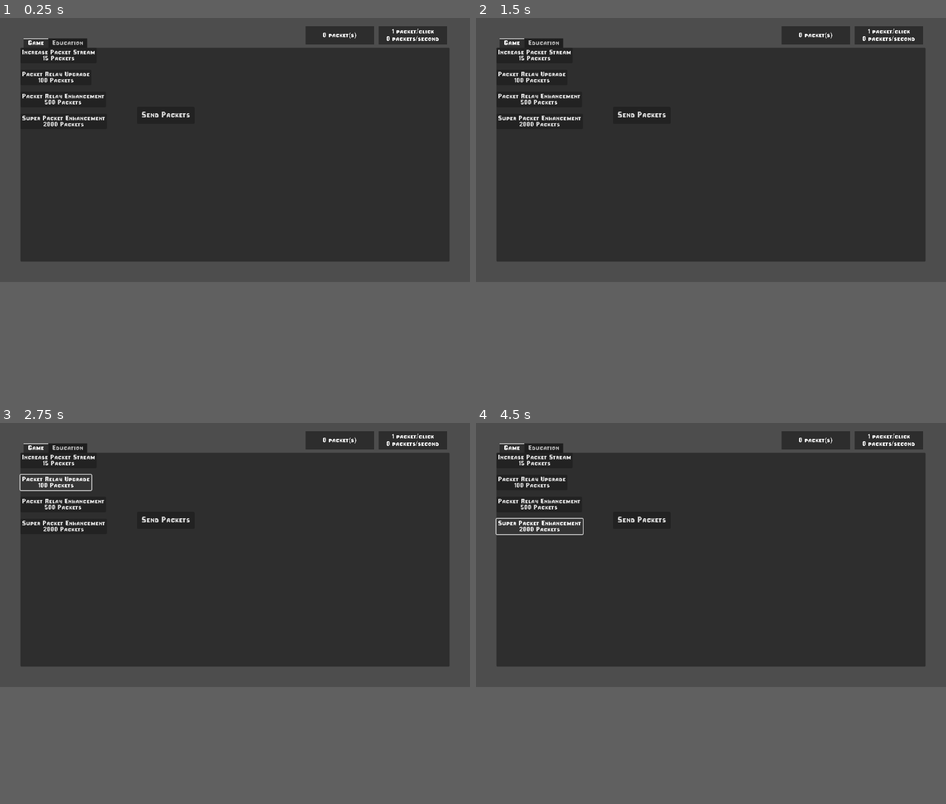
Above: before the commit, frames 1-4 (two rows, left to right).
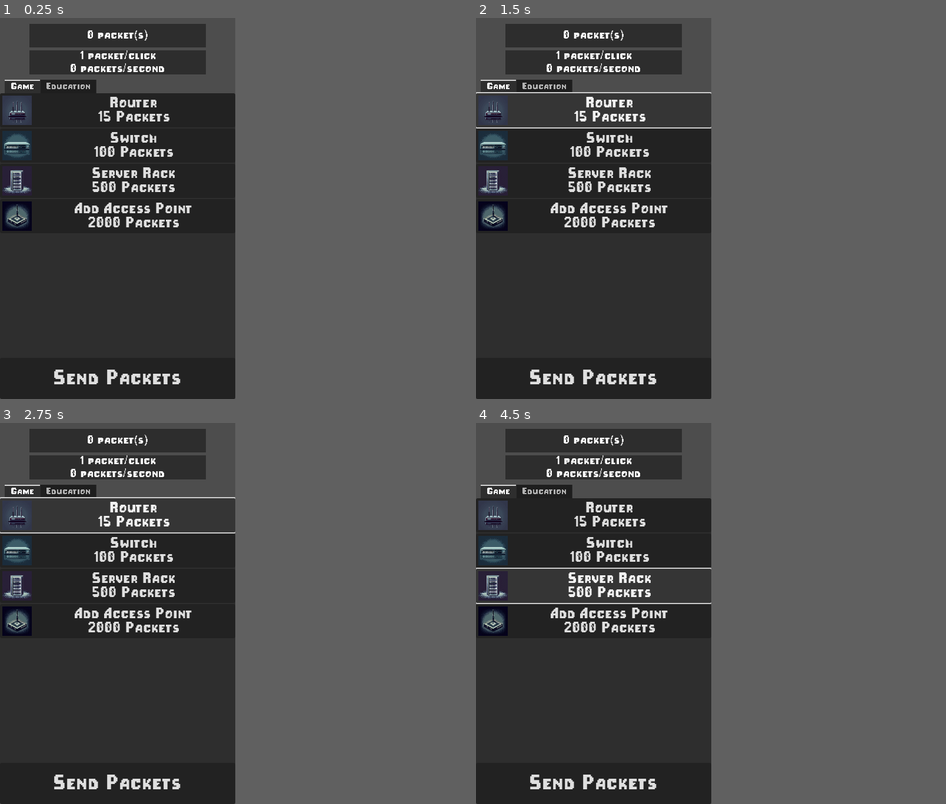
Above: after the commit, the same moments.

Repository: ngabryluk/Idle-Internet
Game: Godot game, scene res://scenes/game.tscn
Same seed, same stepped clock (60 frames per second), same inputs: the game is played once before the commit and once after it.
Inputs (mouse positions are in pixels of both pictures, inside the frame that each line leads up to):
- Up to frame 1 (0.25 s): no input
- Up to frame 2 (1.5 s): click (532, 56) at 0.5 s, where only the run before the commit has a clickable "Increase Packet Stream 15 Pac…"; click (711, 82) at 1.25 s, where only the run after the commit has a clickable "Router 15 Packets"
- Up to frame 3 (2.75 s): click (56, 483) at 2 s, where only the run before the commit has a clickable "Packet Relay Upgrade 100 Pack…"
- Up to frame 4 (4.5 s): click (537, 503) at 2.75 s, where only the run before the commit has a clickable "Packet Relay Enhancement 500 …"; click (711, 537) at 3.5 s, where only the run after the commit has a clickable "Server Rack 500 Packets"; click (541, 525) at 4.25 s, where only the run before the commit has a clickable "Super Packet Enhancement 2000…"
In our replay, the window is 799x449 before the commit and 400x648 after it. These sizes can differ from the game's own. Grey fills any space a smaller window leaves; there, only what the larger window draws over its background counts as a difference.

The runs differ from the first frame. In frame 1, 21% of the frame differs, in the area x 0-100%, y 0-100%; in frame 2, 21%; in frame 3, 21%; in frame 4, 21%.

Commit message:
UI cleaned up and icons added

Diff:
--- a/project.godot
+++ b/project.godot
@@ -19,6 +19,10 @@
 
 Globals="*res://globals.gd"
 
+[display]
+
+window/size/viewport_width=400
+
 [gui]
 
 theme/custom_font="res://Cybersomething.ttf"
--- a/scenes/click.gd
+++ b/scenes/click.gd
@@ -6,4 +6,4 @@
 	cost = 15
 	packets_per_click = 1
 	cost_increase_rate = 1.5
-	default_text = "Increase Packet Stream"
+	default_text = "Router"
--- a/scenes/five.gd
+++ b/scenes/five.gd
@@ -6,4 +6,4 @@
 	cost = 500
 	packets_per_second = 5
 	cost_increase_rate = 1.15
-	default_text = "Packet Relay Enhancement"
+	default_text = "Server Rack"
--- a/scenes/game.tscn
+++ b/scenes/game.tscn
@@ -34,10 +34,7 @@
 grow_vertical = 2
 size_flags_horizontal = 4
 size_flags_vertical = 4
-theme_override_constants/margin_left = 50
-theme_override_constants/margin_top = 50
-theme_override_constants/margin_right = 50
-theme_override_constants/margin_bottom = 50
+theme_override_constants/margin_top = 105
 
 [node name="TabContainer" type="TabContainer" parent="MarginContainer"]
 layout_mode = 2
@@ -51,13 +48,16 @@
 layout_mode = 1
 
 [node name="PacketButton" type="Button" parent="MarginContainer/TabContainer/Game"]
-layout_mode = 0
-offset_left = 286.0
-offset_top = 145.0
-offset_right = 427.0
-offset_bottom = 187.0
+layout_mode = 1
+anchors_preset = 12
+anchor_top = 1.0
+anchor_right = 1.0
+anchor_bottom = 1.0
+offset_top = -70.0
+grow_horizontal = 2
+grow_vertical = 0
 theme_override_fonts/font = ExtResource("2_pe166")
-theme_override_font_sizes/font_size = 19
+theme_override_font_sizes/font_size = 35
 text = "Send Packets"
 
 [node name="Education" type="TabBar" parent="MarginContainer/TabContainer"]
@@ -74,24 +74,34 @@
 color = Color(0.682353, 0.501961, 0.670588, 1)
 
 [node name="PacketTotal" type="Label" parent="."]
-layout_mode = 0
-offset_left = 749.16
-offset_top = 20.0
-offset_right = 917.16
-offset_bottom = 65.0
+layout_mode = 1
+anchors_preset = 5
+anchor_left = 0.5
+anchor_right = 0.5
+offset_left = -150.0
+offset_top = 10.0
+offset_right = 150.0
+offset_bottom = 50.0
+grow_horizontal = 2
 theme_override_fonts/font = ExtResource("2_pe166")
+theme_override_font_sizes/font_size = 20
 theme_override_styles/normal = SubResource("StyleBoxFlat_di04k")
 text = "Number of Packets"
 horizontal_alignment = 1
 vertical_alignment = 1
 
 [node name="PacketRateLabel" type="Label" parent="."]
-layout_mode = 0
-offset_left = 928.0
-offset_top = 20.0
-offset_right = 1096.0
-offset_bottom = 65.0
+layout_mode = 1
+anchors_preset = 5
+anchor_left = 0.5
+anchor_right = 0.5
+offset_left = -150.0
+offset_top = 55.0
+offset_right = 150.0
+offset_bottom = 95.0
+grow_horizontal = 2
 theme_override_fonts/font = ExtResource("2_pe166")
+theme_override_font_sizes/font_size = 20
 theme_override_styles/normal = SubResource("StyleBoxFlat_txvlr")
 text = "Packet Rate"
 horizontal_alignment = 1
--- a/scenes/ten.gd
+++ b/scenes/ten.gd
@@ -6,4 +6,4 @@
 	cost = 2000
 	packets_per_second = 10
 	cost_increase_rate = 1.05
-	default_text = "Super Packet Enhancement"
+	default_text = "Add Access Point"
--- a/scenes/two.gd
+++ b/scenes/two.gd
@@ -6,4 +6,4 @@
 	cost = 100
 	packets_per_second = 2
 	cost_increase_rate = 1.25
-	default_text = "Packet Relay Upgrade"
+	default_text = "Switch"
--- a/scenes/upgrade.tscn
+++ b/scenes/upgrade.tscn
@@ -11,6 +11,7 @@
 layout_mode = 0
 offset_right = 8.0
 offset_bottom = 8.0
+theme_override_font_sizes/font_size = 25
 text = "Test"
 
 [connection signal="pressed" from="UpgradeButton" to="." method="_on_upgrade_button_pressed"]
--- a/scenes/upgrades.tscn
+++ b/scenes/upgrades.tscn
@@ -1,11 +1,15 @@
-[gd_scene load_steps=7 format=3 uid="uid://du1ckmrf7a5xi"]
+[gd_scene load_steps=11 format=3 uid="uid://du1ckmrf7a5xi"]
 
 [ext_resource type="Script" path="res://scenes/upgrades.gd" id="1_w4pei"]
 [ext_resource type="PackedScene" uid="uid://y8yx6axkxsea" path="res://scenes/upgrade.tscn" id="3_l7wka"]
+[ext_resource type="Texture2D" uid="uid://dtucy4jpnpuox" path="res://icons/router.png" id="4_4ybku"]
 [ext_resource type="Script" path="res://scenes/two.gd" id="4_egifm"]
 [ext_resource type="Script" path="res://scenes/click.gd" id="4_yda6c"]
 [ext_resource type="Script" path="res://scenes/five.gd" id="5_ous38"]
 [ext_resource type="Script" path="res://scenes/ten.gd" id="6_aq10g"]
+[ext_resource type="Texture2D" uid="uid://ceutwiihpm67i" path="res://icons/switch.png" id="6_mayw3"]
+[ext_resource type="Texture2D" uid="uid://cr0sd5cfkw5vs" path="res://icons/server_rack.png" id="8_emh13"]
+[ext_resource type="Texture2D" uid="uid://d3bid8gkkukts" path="res://icons/access_point.png" id="10_66ska"]
 
 [node name="Upgrades" type="Control"]
 layout_mode = 3
@@ -14,50 +18,66 @@
 
 [node name="HBoxContainer" type="HBoxContainer" parent="."]
 layout_mode = 0
-offset_right = 190.0
+offset_right = 400.0
 offset_bottom = 58.0
 
 [node name="VBoxContainer" type="VBoxContainer" parent="HBoxContainer"]
 layout_mode = 2
 size_flags_horizontal = 4
 
-[node name="Click" parent="HBoxContainer/VBoxContainer" instance=ExtResource("3_l7wka")]
+[node name="Click_Router" parent="HBoxContainer/VBoxContainer" instance=ExtResource("3_l7wka")]
 layout_mode = 2
 script = ExtResource("4_yda6c")
 
-[node name="Two" parent="HBoxContainer/VBoxContainer" instance=ExtResource("3_l7wka")]
+[node name="UpgradeButton" parent="HBoxContainer/VBoxContainer/Click_Router" index="0"]
+offset_right = 400.0
+offset_bottom = 38.0
+text = "Router
+X Packets"
+icon = ExtResource("4_4ybku")
+
+[node name="Two_Switch" parent="HBoxContainer/VBoxContainer" instance=ExtResource("3_l7wka")]
 layout_mode = 2
 script = ExtResource("4_egifm")
 
-[node name="UpgradeButton" parent="HBoxContainer/VBoxContainer/Two" index="0"]
-offset_top = 50.0
-offset_right = 41.0
-offset_bottom = 81.0
+[node name="UpgradeButton" parent="HBoxContainer/VBoxContainer/Two_Switch" index="0"]
+offset_top = 56.0
+offset_right = 400.0
+offset_bottom = 112.0
+text = "Switch
+X Packets"
+icon = ExtResource("6_mayw3")
 
 [node name="Five" parent="HBoxContainer/VBoxContainer" instance=ExtResource("3_l7wka")]
 layout_mode = 2
 script = ExtResource("5_ous38")
 
 [node name="UpgradeButton" parent="HBoxContainer/VBoxContainer/Five" index="0"]
-offset_top = 100.0
-offset_right = 41.0
-offset_bottom = 131.0
+offset_top = 112.0
+offset_right = 400.0
+offset_bottom = 168.0
+text = "Server Rack
+X Packets"
+icon = ExtResource("8_emh13")
 
 [node name="Ten" parent="HBoxContainer/VBoxContainer" instance=ExtResource("3_l7wka")]
 layout_mode = 2
 script = ExtResource("6_aq10g")
 
 [node name="UpgradeButton" parent="HBoxContainer/VBoxContainer/Ten" index="0"]
-offset_top = 150.0
-offset_right = 41.0
-offset_bottom = 181.0
+offset_top = 168.0
+offset_right = 400.0
+offset_bottom = 224.0
+text = "Add Access Point
+X Packets"
+icon = ExtResource("10_66ska")
 
-[connection signal="upgraded" from="HBoxContainer/VBoxContainer/Click" to="." method="_on_upgrade_upgraded"]
-[connection signal="upgraded" from="HBoxContainer/VBoxContainer/Two" to="." method="_on_upgrade_upgraded"]
+[connection signal="upgraded" from="HBoxContainer/VBoxContainer/Click_Router" to="." method="_on_upgrade_upgraded"]
+[connection signal="upgraded" from="HBoxContainer/VBoxContainer/Two_Switch" to="." method="_on_upgrade_upgraded"]
 [connection signal="upgraded" from="HBoxContainer/VBoxContainer/Five" to="." method="_on_upgrade_upgraded"]
 [connection signal="upgraded" from="HBoxContainer/VBoxContainer/Ten" to="." method="_on_upgrade_upgraded"]
 
-[editable path="HBoxContainer/VBoxContainer/Click"]
-[editable path="HBoxContainer/VBoxContainer/Two"]
+[editable path="HBoxContainer/VBoxContainer/Click_Router"]
+[editable path="HBoxContainer/VBoxContainer/Two_Switch"]
 [editable path="HBoxContainer/VBoxContainer/Five"]
 [editable path="HBoxContainer/VBoxContainer/Ten"]
Binary file added: icons/access_point.png
Not shown, added: icons/access_point.png.import
Binary file added: icons/router.png
Not shown, added: icons/router.png.import
Binary file added: icons/server_rack.png
Not shown, added: icons/server_rack.png.import
Binary file added: icons/switch.png
Not shown, added: icons/switch.png.import
